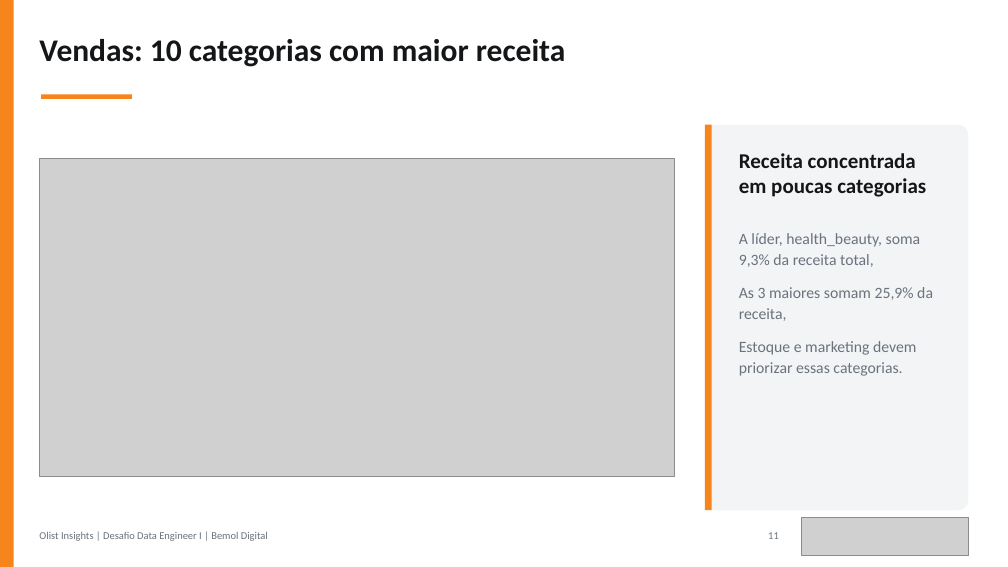
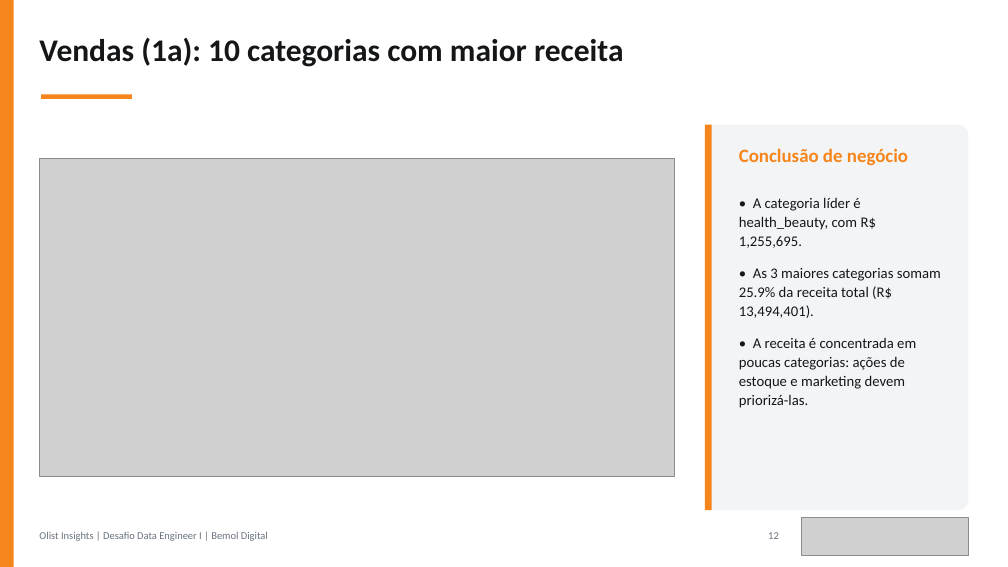
Before and after one commit to JulianaBallin/data-engineer-challenge, a slide deck: slide 12 of docs/apresentacao/apresentacao-olist.pptx (slide 11 before the commit). Drawn at 1008x567 pixels with LibreOffice and Linux fonts; fonts in the diff are those of the drawing; grey boxes stand for pictures. Boxes give left, top, right and bottom in pixels: in the first picture for what was removed or moved away, otherwise in the second. Text is boxed around its words. In the diff, an @@ line names an element or a change of style, - is before the commit and + after.

```diff
--- a/docs/apresentacao/apresentacao-olist.pptx
+++ b/docs/apresentacao/apresentacao-olist.pptx
@@ text at [39, 38, 624, 67]: text changed @@
-Vendas: 10 categorias com maior receita
+Vendas (1a): 10 categorias com maior receita
@@ text at [739, 148, 908, 165]: text changed; size 20 to 18 pt; text colour #141618 to #F6851B @@
-Receita concentrada em poucas categorias
+Conclusão de negócio
@@ text at [739, 197, 941, 408]: text changed; size 15 to 14 pt; text colour #6A737D to #141618 @@
-A líder, health_beauty, soma 9,3% da receita total,
-As 3 maiores somam 25,9% da receita,
-Estoque e marketing devem priorizar essas categorias.
+• A categoria líder é health_beauty, com R$ 1,255,695.
+• As 3 maiores categorias somam 25.9% da receita total (R$ 13,494,401).
+• A receita é concentrada em poucas categorias: ações de estoque e marketing devem priorizá-las.
```
Also in this commit, not shown: 8 other slides changed, 6 slides added, 35 other files.
